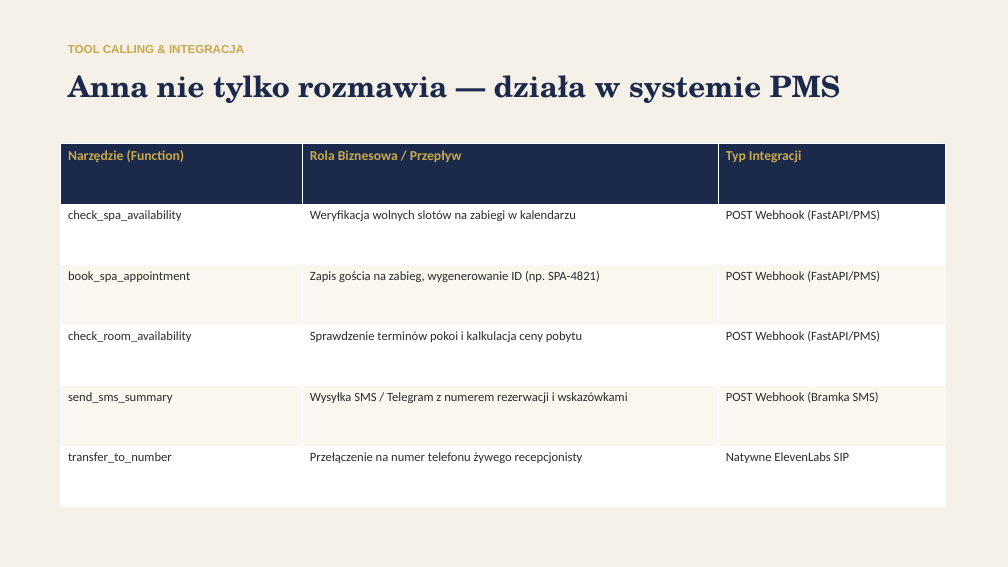
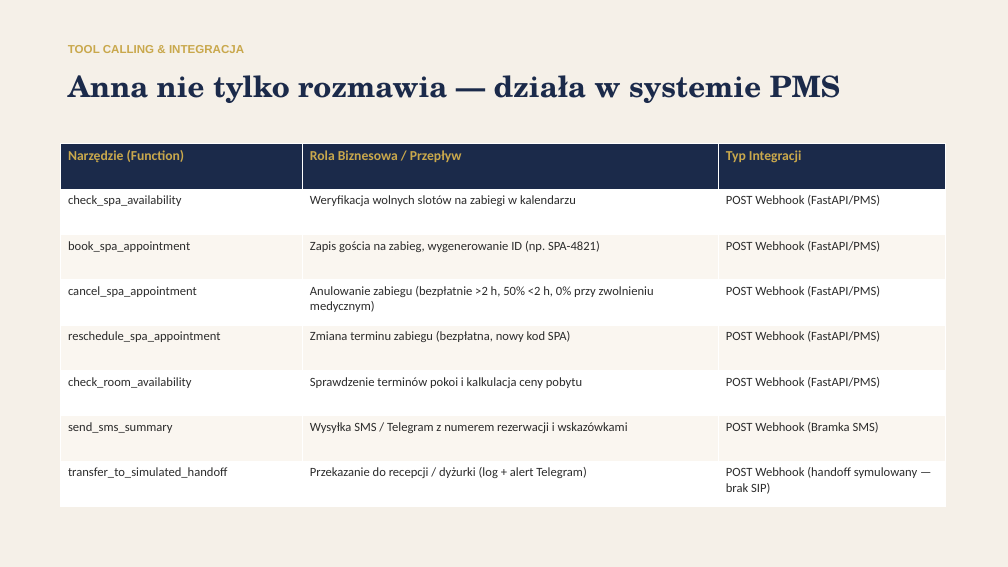
Before and after one commit to kpulka/Elevenlabs_SpaHotel_PoC, a slide deck: slide 7 of presentation/Bukowy_Dwor_Case_Study.pptx. Drawn at 1008x567 pixels with LibreOffice and Linux fonts; fonts in the diff are those of the drawing. Boxes give left, top, right and bottom in pixels: in the first picture for what was removed or moved away, otherwise in the second. Text is boxed around its words. In the diff, an @@ line names an element or a change of style, - is before the commit and + after.

```diff
--- a/presentation/Bukowy_Dwor_Case_Study.pptx
+++ b/presentation/Bukowy_Dwor_Case_Study.pptx
@@ table at [60,144,945,507] @@
+row 4: cancel_spa_appointment | Anulowanie zabiegu (bezpłatnie >2 h, 50% <2 h, 0% przy zwolnieniu medycznym) | POST Webhook (FastAPI/PMS)
+row 5: reschedule_spa_appointment | Zmiana terminu zabiegu (bezpłatna, nowy kod SPA) | POST Webhook (FastAPI/PMS)
-row 6: transfer_to_number | Przełączenie na numer telefonu żywego recepcjonisty | Natywne ElevenLabs SIP
+row 8: transfer_to_simulated_handoff | Przekazanie do recepcji / dyżurki (log + alert Telegram) | POST Webhook (handoff symulowany — brak SIP)
```
Also in this commit, not shown: 2 other slides changed, 3 other files.
